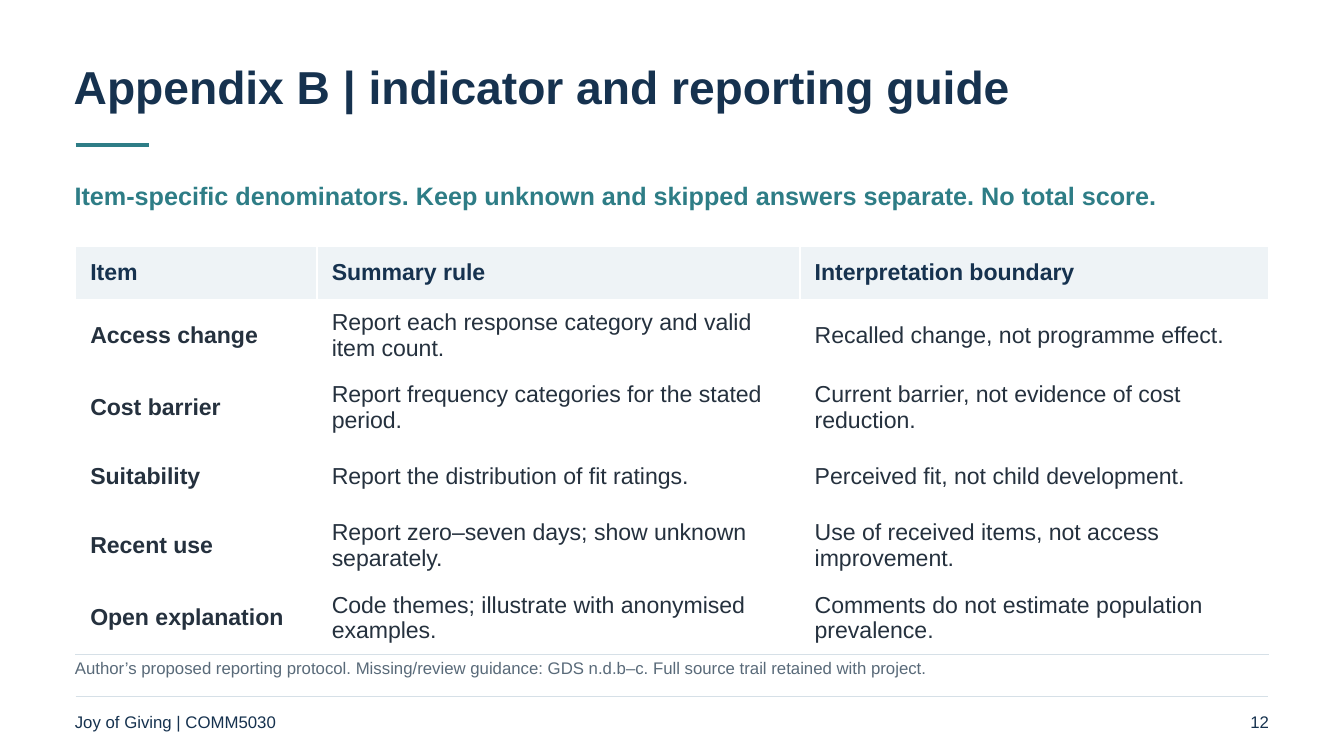
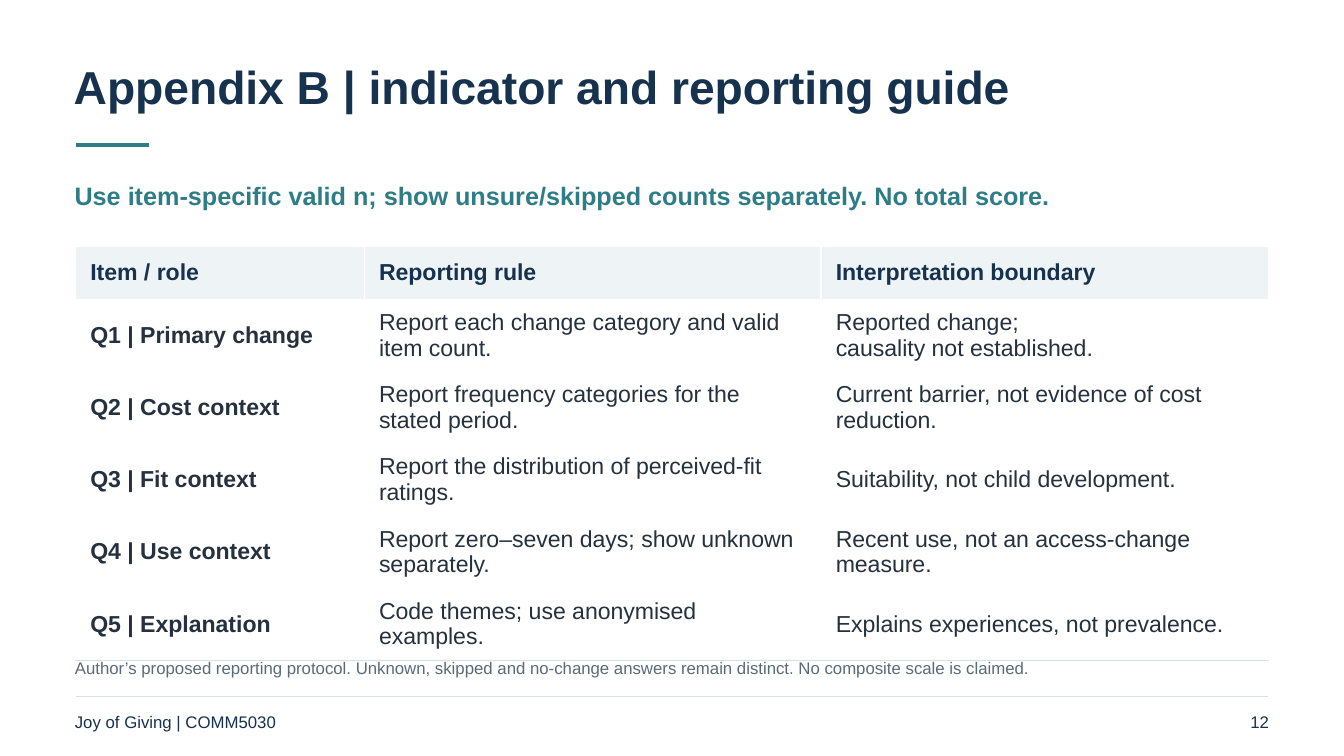
Before and after one commit to Estherx531/Comm5030, a slide deck: slide 12 of deliverables/assessment-2/A2_Presentation.pptx. Drawn at 1344x756 pixels with LibreOffice and Linux fonts; fonts in the diff are those of the drawing. Boxes give left, top, right and bottom in pixels: in the first picture for what was removed or moved away, otherwise in the second. Text is boxed around its words. In the diff, an @@ line names an element or a change of style, - is before the commit and + after.

Commit message:
Strengthen A2 evidence, measurement appraisal and testing plan

```diff
--- a/deliverables/assessment-2/A2_Presentation.pptx
+++ b/deliverables/assessment-2/A2_Presentation.pptx
@@ text at (75, 186, 1049, 211): text changed @@
-Item-specific denominators. Keep unknown and skipped answers separate. No total score.
+Use item-specific valid n; show unsure/skipped counts separately. No total score.
@@ table at (76, 247, 1268, 653) @@
-row 1, column 1: Item
+row 1, column 1: Item / role
-row 1, column 2: Summary rule
+row 1, column 2: Reporting rule
-row 2: Access change | Report each response category and valid item count. | Recalled change, not programme effect.
+row 2: Q1 | Primary change | Report each change category and valid item count. | Reported change; causality not established.
-row 3, column 1: Cost barrier
+row 3, column 1: Q2 | Cost context
-row 4: Suitability | Report the distribution of fit ratings. | Perceived fit, not child development.
+row 4: Q3 | Fit context | Report the distribution of perceived-fit ratings. | Suitability, not child development.
-row 5, column 1: Recent use
+row 5, column 1: Q4 | Use context
-row 5, column 3: Use of received items, not access improvement.
+row 5, column 3: Recent use, not an access-change measure.
-row 6: Open explanation | Code themes; illustrate with anonymised examples. | Comments do not estimate population prevalence.
+row 6: Q5 | Explanation | Code themes; use anonymised examples. | Explains experiences, not prevalence.
@@ text at (75, 660, 1028, 678): text changed @@
-Author’s proposed reporting protocol. Missing/review guidance: GDS n.d.b–c. Full source trail retained with project.
+Author’s proposed reporting protocol. Unknown, skipped and no-change answers remain distinct. No composite scale is claimed.
```
Also in this commit, not shown: 5 other slides changed, 5 slides added, 5 slides removed, 5 other files.
